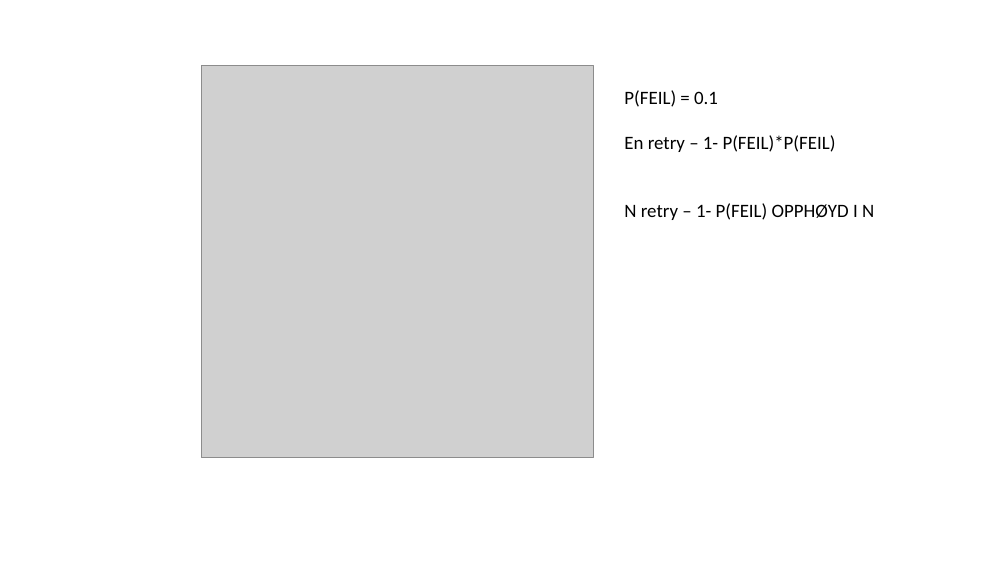
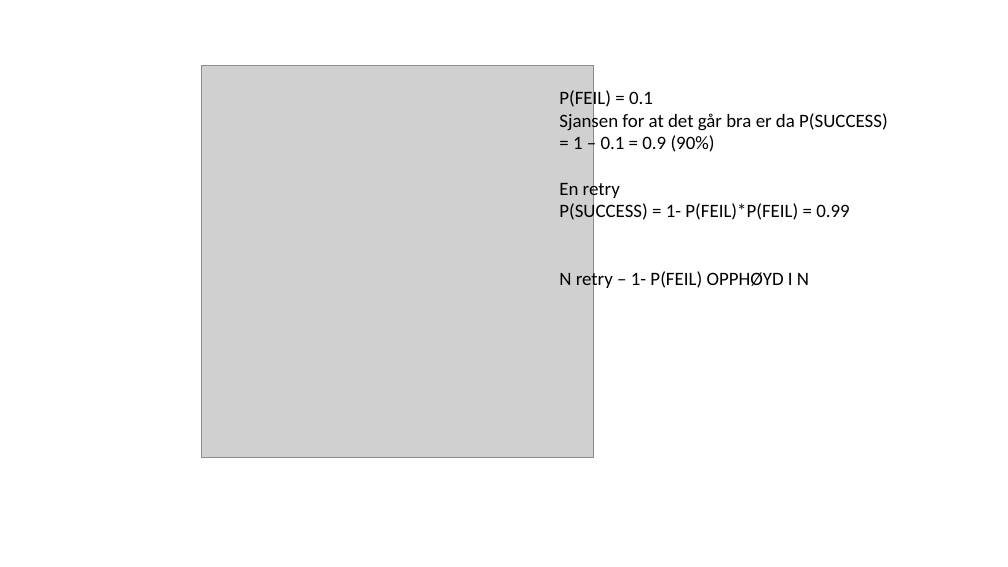
Before and after one commit to bjartnes/bounded-disturbances, a slide deck: slide 15 of Polly and Simmy workshop.pptm (slide 17 before the commit). Drawn at 1008x567 pixels with LibreOffice and Linux fonts; fonts in the diff are those of the drawing; grey boxes stand for pictures. Boxes give left, top, right and bottom in pixels: in the first picture for what was removed or moved away, otherwise in the second. Text is boxed around its words. In the diff, an @@ line names an element or a change of style, - is before the commit and + after.

```diff
--- a/Polly and Simmy workshop.pptm
+++ b/Polly and Simmy workshop.pptm
@@ text "P(FEIL) = 0.1": place and size @@
-text "P(FEIL) = 0.1" at [624,90,874,220]
+text "P(FEIL) = 0.1" at [559,88,888,291]
@@ text at [559,111,888,223]: text changed @@
-En retry – 1- P(FEIL)*P(FEIL)
+Sjansen for at det går bra er da P(SUCCESS) = 1 – 0.1 = 0.9 (90%)
+En retry
+P(SUCCESS) = 1- P(FEIL)*P(FEIL) = 0.99
```
Also in this commit, not shown: 2 slides added, 4 slides removed, 4 other files.
